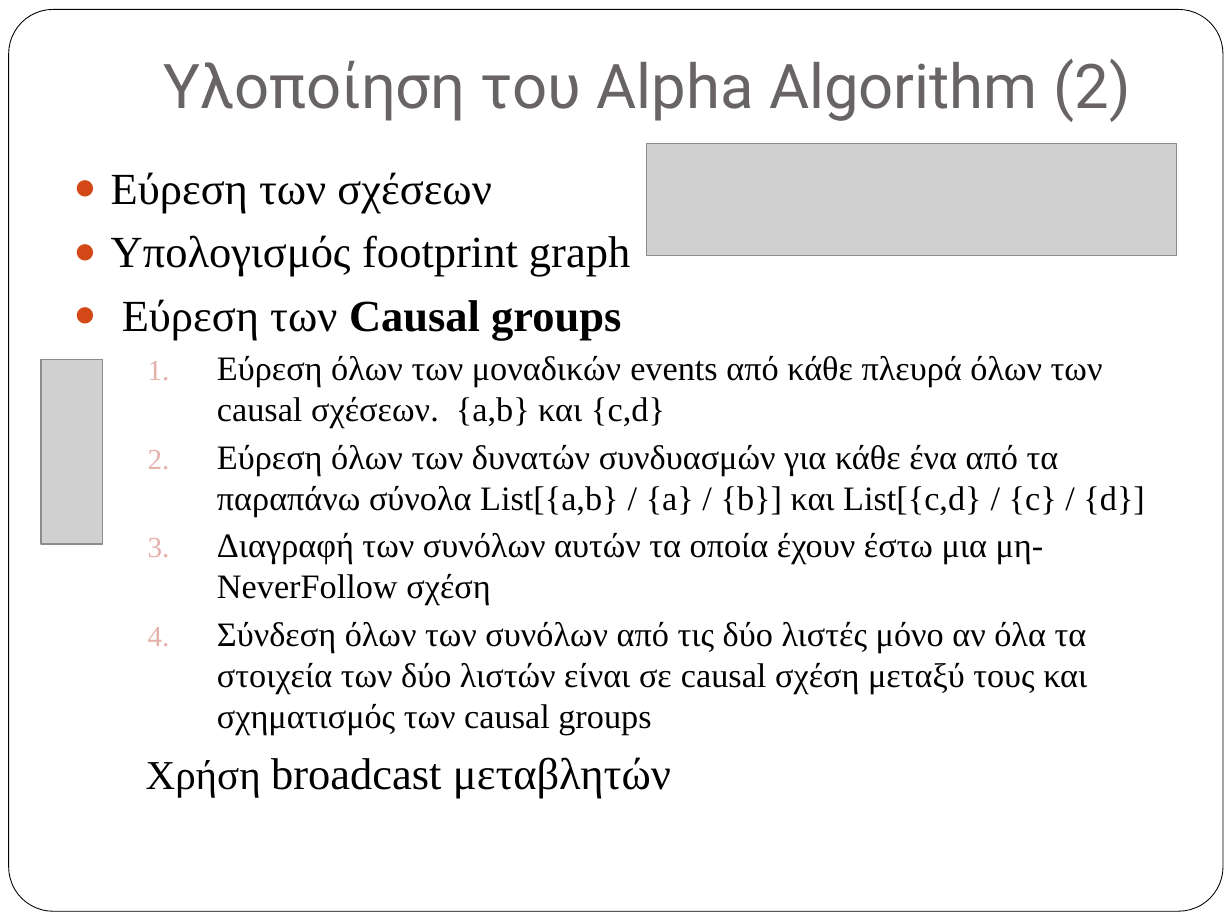
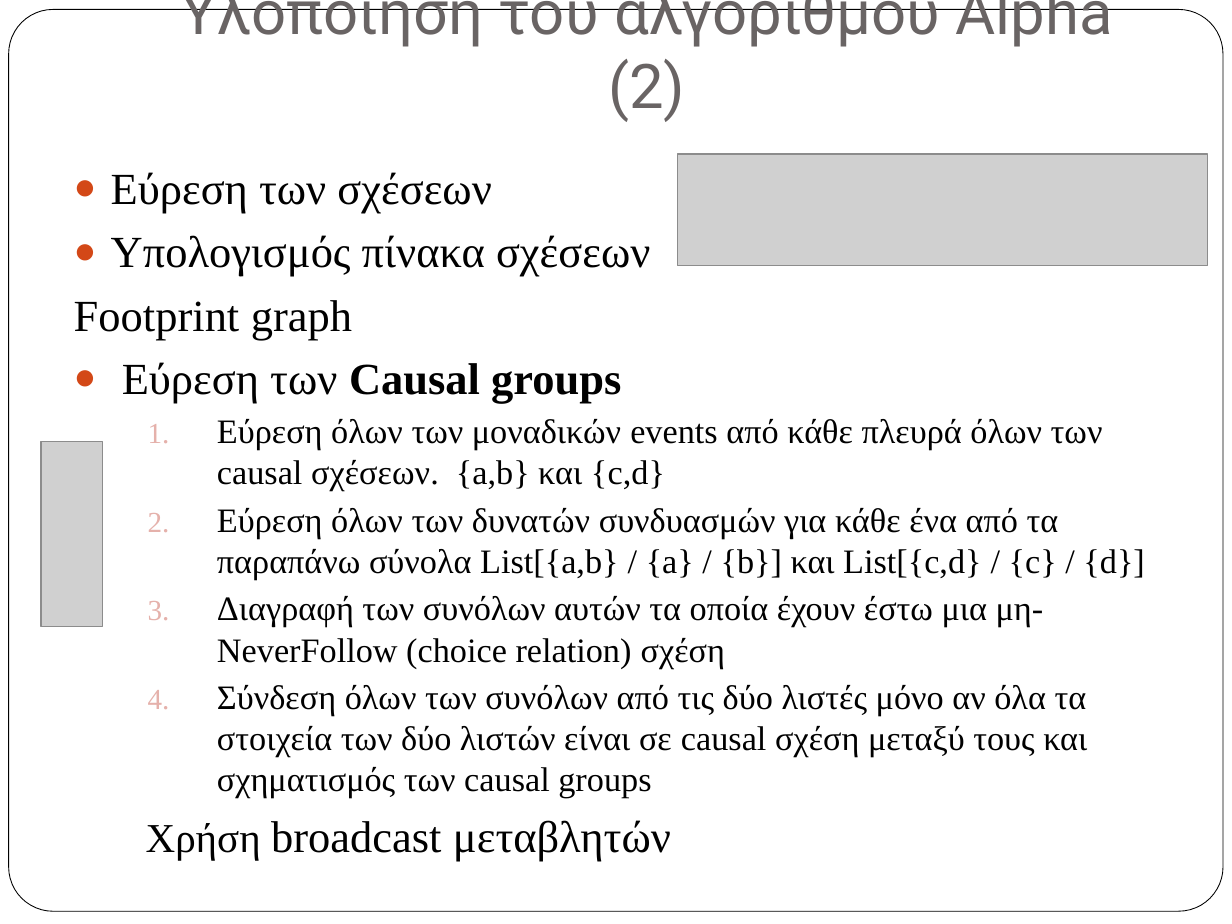
Before and after one commit to vlasisPit/alpha-algorithm-reports, a slide deck: slide 14 of excel/vlasisPitsios_masterThesis.pptx (slide 12 before the commit). Drawn at 1232x924 pixels with LibreOffice and Linux fonts; fonts in the diff are those of the drawing; grey boxes stand for pictures. Boxes give left, top, right and bottom in pixels: in the first picture for what was removed or moved away, otherwise in the second. Text is boxed around its words. In the diff, an @@ line names an element or a change of style, - is before the commit and + after.

```diff
--- a/excel/vlasisPitsios_masterThesis.pptx
+++ b/excel/vlasisPitsios_masterThesis.pptx
@@ title at [181, 0, 1113, 122]: text changed @@
-Υλοποίηση του Alpha Algorithm (2)
+Υλοποίηση του αλγόριθμου Alpha (2)
@@ picture: place and size @@
-picture at [647, 144, 1177, 256]
+picture at [678, 154, 1207, 266]
@@ text at [74, 235, 650, 340]: text changed @@
-● Υπολογισμός footprint graph
+● Υπολογισμός πίνακα σχέσεων
+Footprint graph
@@ picture: place and size @@
-picture at [41, 360, 102, 545]
+picture at [41, 441, 102, 626]
@@ text at [217, 596, 1044, 669]: text changed @@
-    3. Διαγραφή των συνόλων αυτών τα οποία έχουν έστω μια μη-NeverFollow σχέση
+    3. Διαγραφή των συνόλων αυτών τα οποία έχουν έστω μια μη-NeverFollow (choice relation) σχέση
```
Also in this commit, not shown: 17 other slides changed, 3 slides added, 1 other file.
